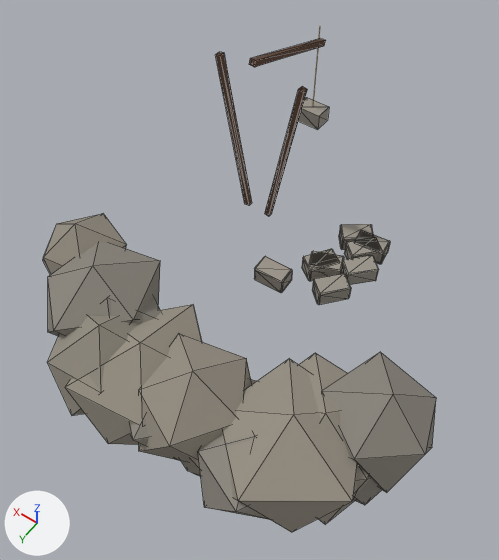
Renders of the glTF model reckoning/models/town/quarry_1.glb from each side of a commit.
Before and after are seen from a camera (50 mm lens) standing at (-4.96, 9.31, 13.43) and looking at (0.34, 1.89, 1.77). Every picture has the same lights, and +X, +Y and +Z are marked at lower left. The first picture is the older version. Mesh edges are drawn as thin lines on the coarser meshes. Vertices at exactly the same position are counted once.

The first picture shows 'quarry1_stone', 'quarry1_wood' and 1 more.
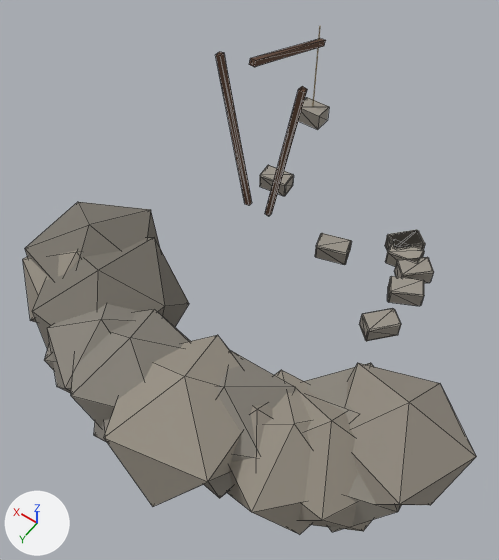
What differs and where, as boxes (x1, y1, x2, y2) in the pictures (499 x 560 px; the box of a moved part takes in the faces that stretch with it):
'quarry1_stone', reshaped (15% wider)
    before: (43, 97, 436, 532)
    after: (23, 97, 476, 534)
part 1 of me_quarry1_stone, moved or reshaped
    before: (341, 255, 379, 285)
    after: (359, 308, 401, 341)
part 2 of me_quarry1_stone, moved or reshaped
    before: (312, 273, 351, 305)
    after: (260, 165, 294, 196)
part 3 of me_quarry1_stone, moved or reshaped
    before: (310, 251, 344, 277)
    after: (390, 230, 425, 250)
part 4 of me_quarry1_stone, moved or reshaped
    before: (339, 224, 374, 249)
    after: (385, 230, 422, 251)
part 5 of me_quarry1_stone, moved or reshaped
    before: (344, 237, 380, 261)
    after: (394, 257, 434, 283)
part 6 of me_quarry1_stone, moved or reshaped
    before: (254, 256, 292, 293)
    after: (385, 242, 424, 266)
part 7 of me_quarry1_stone, moved or reshaped
    before: (302, 249, 339, 281)
    after: (315, 233, 352, 265)
part 8 of me_quarry1_stone, moved or reshaped
    before: (355, 230, 390, 264)
    after: (387, 276, 424, 306)
part 9 of me_quarry1_stone, moved or reshaped
    before: (43, 214, 436, 532)
    after: (23, 202, 476, 534)

The change, as a list of edits to the scene's bpy script:
```text
Change me_quarry1_stone:
    used by ob_quarry1_stone; location = (0.0, 0.0, 0.0)
    remove me_quarry1_stone.from_pydata(...)  # 368 vertices, 644 faces; spans x -4.51..5.03, y -4.15..6.1, z -0.61..2.47
    add me_quarry1_stone.from_pydata(...)  # 368 vertices, 644 faces; spans x -5.26..5.1, y -4.15..6.58, z -0.72..2.76
    me_quarry1_stone part 1: the loose piece of 24 vertices spanning x -1.4..-0.53, y -1.34..-0.45, z 0.01..0.45 is turned 1.3 degrees about the z axis through its middle, then moved by (-1.2, 1.12, 0.0)
    me_quarry1_stone part 2: the loose piece of 24 vertices spanning x -1.14..-0.28, y -0.46..0.44, z 0.01..0.45 is turned -43.4 degrees about the z axis through its middle, then moved by (3.15, -2.3, 0.0)
    me_quarry1_stone part 3: the loose piece of 24 vertices spanning x -0.69..0.22, y -0.91..-0.16, z 0.01..0.45 is turned 26.6 degrees about the z axis through its middle, then moved by (-1.28, -1.75, 0.0)
    me_quarry1_stone part 4: the loose piece of 24 vertices spanning x -0.81..0.1, y -2.23..-1.38, z 0.01..0.45 is turned 10.1 degrees about the z axis through its middle, then moved by (-1.11, -0.48, 0.0)
    me_quarry1_stone part 5: the loose piece of 24 vertices spanning x -1.18..-0.32, y -1.91..-1.02, z 0.01..0.45 is turned -5.8 degrees about the z axis through its middle, then moved by (-1.32, -0.17, 0.0)
    me_quarry1_stone part 6: the loose piece of 24 vertices spanning x 0.26..1.08, y 0.17..0.7, z 0.01..0.45 is turned 4.5 degrees about the z axis through its middle, then moved by (-2.33, -2.37, 0.0)
    me_quarry1_stone part 7: the loose piece of 24 vertices spanning x -0.52..0.31, y -0.95..-0.04, z 0.01..0.45 is turned -38.6 degrees about the z axis through its middle, then moved by (0.02, -0.62, 0.0)
    me_quarry1_stone part 8: the loose piece of 24 vertices spanning x -1.26..-0.41, y -2.01..-1.42, z 0.01..0.45 is turned 19.6 degrees about the z axis through its middle, then moved by (-1.36, 0.73, 0.0)
    me_quarry1_stone part 9: 168 of 368 vertices moved; they spanned x -4.51..5.03, y 1.84..6.1, z -0.61..2.47 and now span x -5.26..5.1, y 1.52..6.58, z -0.72..2.76; mean shift (-0.02, 0.08, 0.05); largest move (1.04, 4.36, 0.51) -> (3.54, 5.29, 0.13)
```
